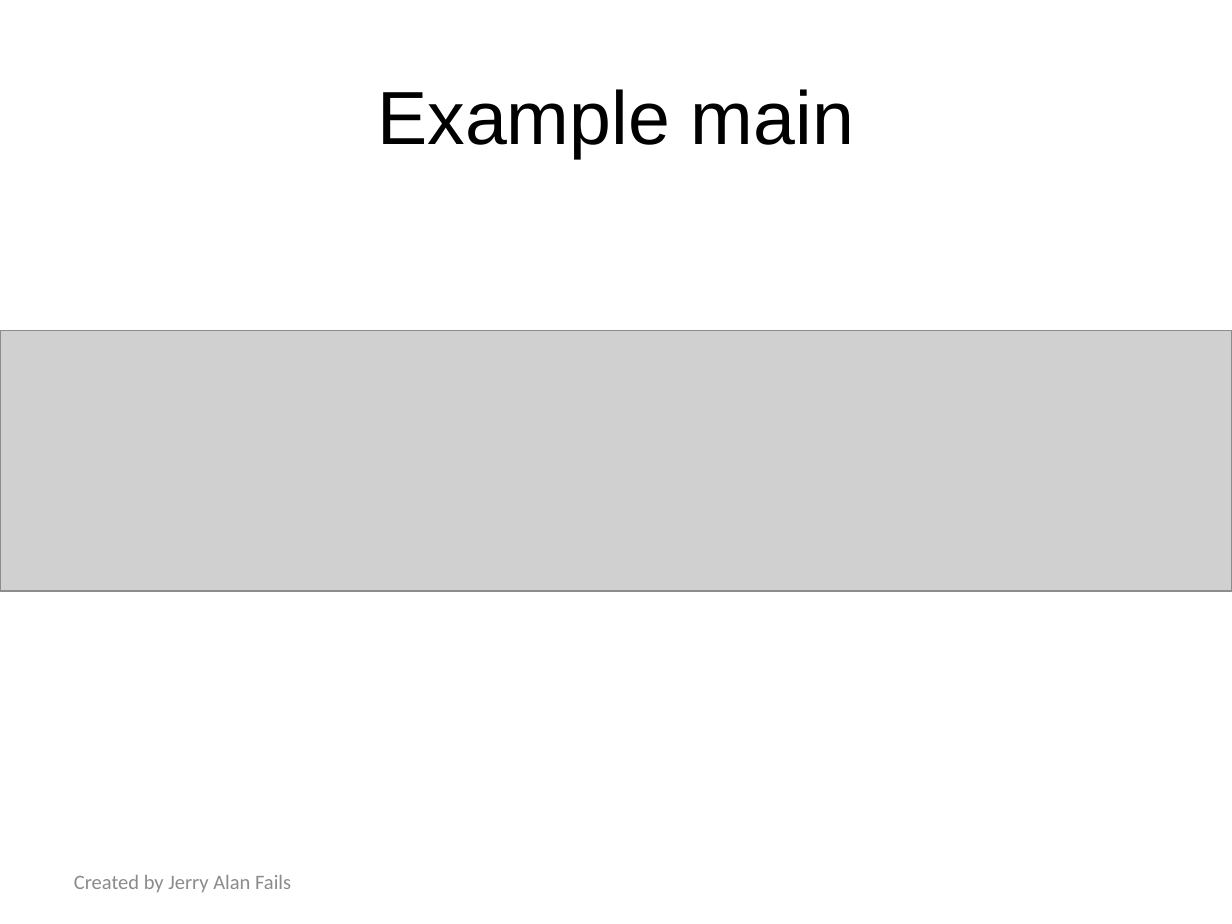
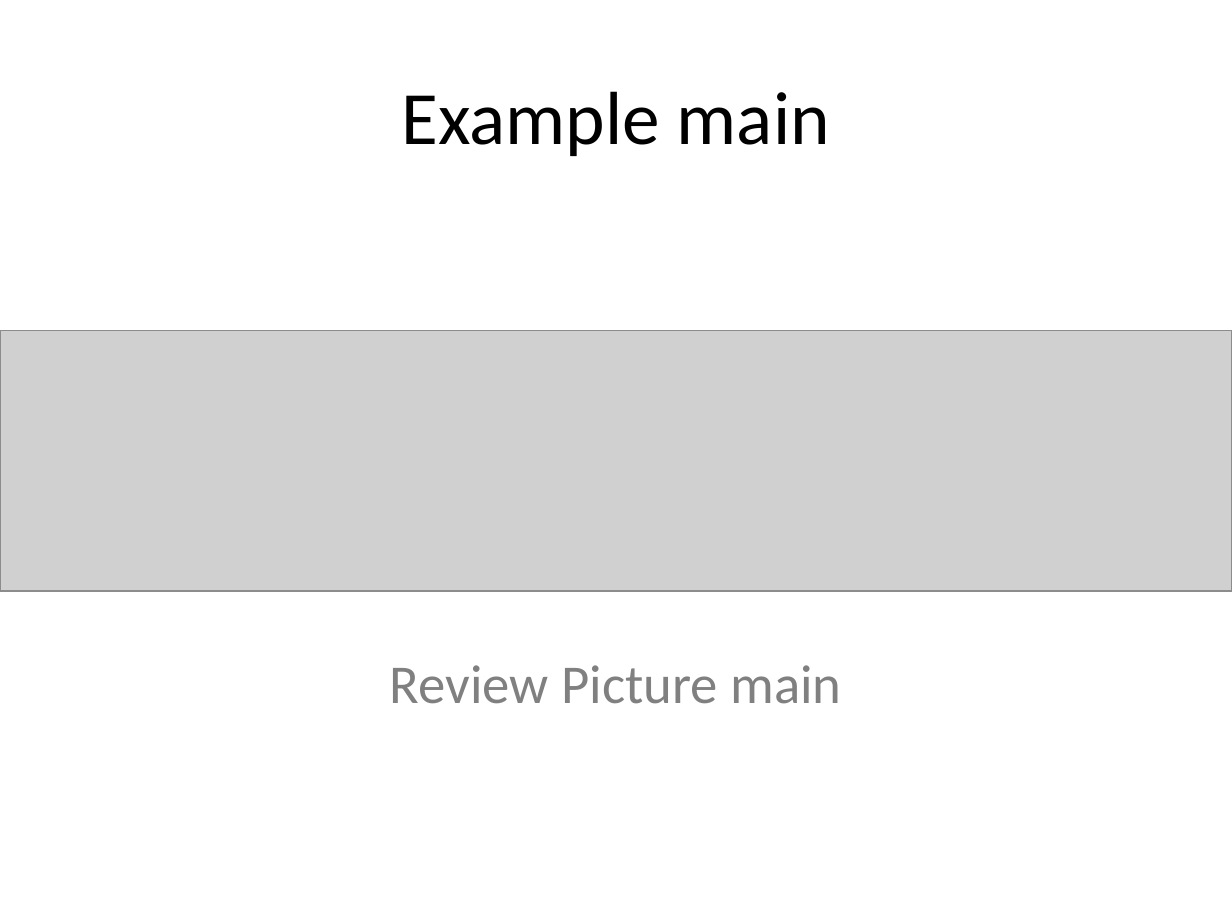
Before and after one commit to emhill/151-S15, a slide deck: slide 21 of src/morea/materials/04-UsingClasses.pptx. Drawn at 1232x924 pixels with LibreOffice and Linux fonts; fonts in the diff are those of the drawing; grey boxes stand for pictures. Boxes give left, top, right and bottom in pixels: in the first picture for what was removed or moved away, otherwise in the second. Text is boxed around its words. In the diff, an @@ line names an element or a change of style, - is before the commit and + after.

```diff
--- a/src/morea/materials/04-UsingClasses.pptx
+++ b/src/morea/materials/04-UsingClasses.pptx
@@ title "Example main" at (402,91,830,156): font Arial to Calibri @@
@@ text added at (390,665,841,704), 32 pt, text #808080 @@
+Review Picture main
@@ text removed at (74,875,291,892) @@
-Created by Jerry Alan Fails
```
Also in this commit, not shown: 1 other slide changed, 1 slide added, 1 other file.
